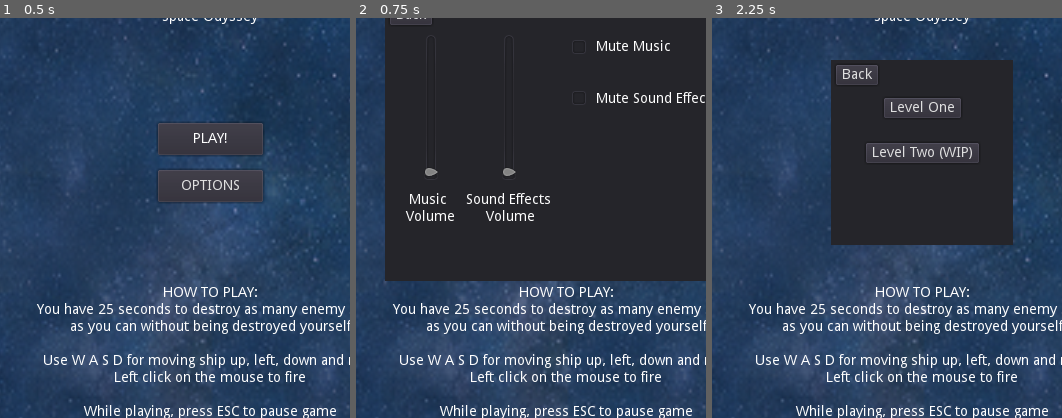
Above: before the commit, frames 1-3 (left to right).
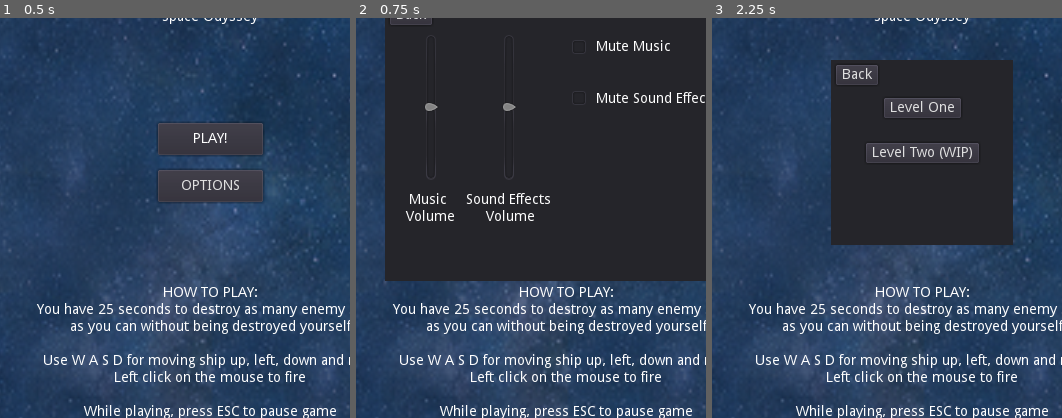
Above: after the commit, the same moments.

Repository: jdibble21/FP-Space-Odyssey
Game: Godot game, scene res://src/Menu.tscn
Same seed, same stepped clock (60 frames per second), same inputs: the game is played once before the commit and once after it.
Inputs:
- Up to frame 1 (0.5 s): no input
- Up to frame 2 (0.75 s): click "OPTIONS" at 0.5 s
- Up to frame 3 (2.25 s): click "Back" at 1.25 s; click "PLAY!" at 2 s
The pictures show only the part of the screen within x 20-70%, y 30-80%; the shares and areas given below are measured in that part.

Frame 1 is identical in both runs. In frame 2, 0.2% of the frame differs, in the area x 19-46%, y 21-41%; in frame 3, nothing differs.

Commit message:
Add audio control and create new scene for options

Diff:
--- /dev/null
+++ b/project/default_bus_layout.tres
@@ -0,0 +1,16 @@
+[gd_resource type="AudioBusLayout" format=2]
+
+[resource]
+bus/0/volume_db = -0.137163
+bus/1/name = "Music"
+bus/1/solo = false
+bus/1/mute = false
+bus/1/bypass_fx = false
+bus/1/volume_db = -8.00903
+bus/1/send = "Master"
+bus/2/name = "SFX"
+bus/2/solo = false
+bus/2/mute = false
+bus/2/bypass_fx = false
+bus/2/volume_db = -8.00903
+bus/2/send = "Master"
--- a/project/src/LevelOne/LevelOne.tscn
+++ b/project/src/LevelOne/LevelOne.tscn
@@ -56,7 +56,7 @@
 
 [node name="MusicLoop" type="AudioStreamPlayer2D" parent="."]
 stream = ExtResource( 9 )
-volume_db = -9.087
+bus = "Music"
 
 [node name="PauseMenu" parent="." instance=ExtResource( 3 )]
 
--- a/project/src/Menu.gd
+++ b/project/src/Menu.gd
@@ -5,6 +5,8 @@
 const SPEED := 200
 
 onready var _level_one_scene = load("res://src/LevelOne/LevelOne.tscn")
+onready var _music_bus = AudioServer.get_bus_index("Music")
+onready var _sfx_bus = AudioServer.get_bus_index("SFX")
 
 func _ready():
 	$MenuMusic.play()
@@ -12,7 +14,11 @@
 	$BossShip/Exhaust2.play("active")
 	$LevelSelectPanel.hide()
 	$OptionsPanel.hide()
+	AudioServer.set_bus_volume_db(_music_bus,-8.0)
+	AudioServer.set_bus_volume_db(_sfx_bus,-8.0)
 
+func _process(delta):
+	pass
 
 func _on_PlayButton_pressed():
 	$LevelSelectPanel.show()
@@ -36,7 +42,3 @@
 
 func _on_OptionsButton_pressed():
 	$OptionsPanel.show()
-
-
-func _on_OptionsBackButton_pressed():
-	$OptionsPanel.hide()
--- a/project/src/Menu.tscn
+++ b/project/src/Menu.tscn
@@ -8,6 +8,7 @@
 [ext_resource path="res://assets/sound_assets/416488__vabsounds__arcadeauto.ogg" type="AudioStream" id=6]
 [ext_resource path="res://assets/PixelSpaceRage/256px/Exhaust_Frame_05_png_processed.png" type="Texture" id=7]
 [ext_resource path="res://assets/boss_assets/destroyer.png" type="Texture" id=8]
+[ext_resource path="res://src/OptionsPanel.tscn" type="PackedScene" id=9]
 
 [sub_resource type="Animation" id=1]
 resource_name = "boss_ship"
@@ -182,108 +183,7 @@
 "_edit_use_anchors_": false
 }
 
-[node name="OptionsPanel" type="Panel" parent="."]
-anchor_left = 0.5
-anchor_top = 0.5
-anchor_right = 0.5
-anchor_bottom = 0.5
-margin_left = -181.5
-margin_top = -174.5
-margin_right = 181.5
-margin_bottom = 106.5
-__meta__ = {
-"_edit_use_anchors_": false
-}
-
-[node name="MuteMusicLabel" type="Label" parent="OptionsPanel"]
-margin_left = 211.0
-margin_top = 39.7247
-margin_right = 286.0
-margin_bottom = 55.7247
-text = "Mute Music"
-__meta__ = {
-"_edit_use_anchors_": false
-}
-
-[node name="OptionsBackButton" type="Button" parent="OptionsPanel"]
-margin_left = 5.0
-margin_top = 5.0
-margin_right = 47.0
-margin_bottom = 25.0
-text = "Back"
-__meta__ = {
-"_edit_use_anchors_": false
-}
-
-[node name="TitleLabel" type="Label" parent="OptionsPanel"]
-anchor_left = 0.5
-anchor_right = 0.5
-margin_left = -29.5
-margin_top = 4.0
-margin_right = 29.5
-margin_bottom = 18.0
-text = "OPTIONS"
-__meta__ = {
-"_edit_use_anchors_": false
-}
-
-[node name="MusicVolumeSlider" type="VSlider" parent="OptionsPanel"]
-margin_left = 38.0
-margin_top = 35.0
-margin_right = 54.0
-margin_bottom = 180.0
-__meta__ = {
-"_edit_use_anchors_": false
-}
-
-[node name="VSlider" type="VSlider" parent="OptionsPanel"]
-margin_left = 115.502
-margin_top = 35.0
-margin_right = 131.502
-margin_bottom = 180.0
-__meta__ = {
-"_edit_use_anchors_": false
-}
-
-[node name="MusicVolumeLabel" type="Label" parent="OptionsPanel"]
-margin_top = 192.869
-margin_right = 91.0
-margin_bottom = 206.869
-text = "Music
-Volume"
-align = 1
-
-[node name="SFXVolumeLabel" type="Label" parent="OptionsPanel"]
-margin_left = 57.0
-margin_top = 192.869
-margin_right = 195.0
-margin_bottom = 240.869
-text = "Sound Effects
-Volume
-"
-align = 1
-
-[node name="MusicMuteCheck" type="CheckBox" parent="OptionsPanel"]
-margin_left = 182.158
-margin_top = 35.0
-margin_right = 206.158
-margin_bottom = 59.0
-__meta__ = {
-"_edit_use_anchors_": false
-}
-
-[node name="SFXMuteCheck" type="CheckBox" parent="OptionsPanel"]
-margin_left = 182.158
-margin_top = 85.5
-margin_right = 206.158
-margin_bottom = 109.5
-
-[node name="MuteSFXLabel" type="Label" parent="OptionsPanel"]
-margin_left = 211.0
-margin_top = 92.2695
-margin_right = 333.0
-margin_bottom = 106.269
-text = "Mute Sound Effects"
+[node name="OptionsPanel" parent="." instance=ExtResource( 9 )]
 
 [node name="InstructionsLabel" type="Label" parent="."]
 anchor_left = 0.5
@@ -311,7 +211,7 @@
 
 [node name="MenuMusic" type="AudioStreamPlayer2D" parent="."]
 stream = ExtResource( 6 )
-volume_db = -9.087
+bus = "Music"
 
 [node name="SideShip1" type="Sprite" parent="."]
 position = Vector2( -62.2957, 340 )
@@ -362,5 +262,4 @@
 [connection signal="pressed" from="OptionsButton" to="." method="_on_OptionsButton_pressed"]
 [connection signal="pressed" from="LevelSelectPanel/LevelOneButton" to="." method="_on_LevelOneButton_pressed"]
 [connection signal="pressed" from="LevelSelectPanel/PlayBackButton" to="." method="_on_PlayBackButton_pressed"]
-[connection signal="pressed" from="OptionsPanel/OptionsBackButton" to="." method="_on_OptionsBackButton_pressed"]
 [connection signal="timeout" from="ThreeShipTimer" to="." method="_on_SpriteFlyByTimer_timeout"]
--- /dev/null
+++ b/project/src/OptionsPanel.gd
@@ -0,0 +1,20 @@
+extends Panel
+
+onready var _music_bus = AudioServer.get_bus_index("Music")
+onready var _sfx_bus = AudioServer.get_bus_index("SFX")
+
+func _ready():
+	pass # Replace with function body.
+
+
+
+func _on_MusicVolumeSlider_value_changed(value):
+	AudioServer.set_bus_volume_db(_music_bus,int(value))
+
+
+func _on_SFXVolumeSlider_value_changed(value):
+	AudioServer.set_bus_volume_db(_sfx_bus,int(value))
+
+
+func _on_OptionsBackButton_pressed():
+	hide()
--- /dev/null
+++ b/project/src/OptionsPanel.tscn
@@ -0,0 +1,116 @@
+[gd_scene load_steps=2 format=2]
+
+[ext_resource path="res://src/OptionsPanel.gd" type="Script" id=1]
+
+[node name="OptionsPanel" type="Panel"]
+anchor_left = 0.5
+anchor_top = 0.5
+anchor_right = 0.5
+anchor_bottom = 0.5
+margin_left = -181.5
+margin_top = -174.5
+margin_right = 181.5
+margin_bottom = 106.5
+script = ExtResource( 1 )
+__meta__ = {
+"_edit_use_anchors_": false
+}
+
+[node name="MuteMusicLabel" type="Label" parent="."]
+margin_left = 211.0
+margin_top = 39.7247
+margin_right = 286.0
+margin_bottom = 55.7247
+text = "Mute Music"
+__meta__ = {
+"_edit_use_anchors_": false
+}
+
+[node name="OptionsBackButton" type="Button" parent="."]
+margin_left = 5.0
+margin_top = 5.0
+margin_right = 47.0
+margin_bottom = 25.0
+text = "Back"
+__meta__ = {
+"_edit_use_anchors_": false
+}
+
+[node name="TitleLabel" type="Label" parent="."]
+anchor_left = 0.5
+anchor_right = 0.5
+margin_left = -29.5
+margin_top = 4.0
+margin_right = 29.5
+margin_bottom = 18.0
+text = "OPTIONS"
+__meta__ = {
+"_edit_use_anchors_": false
+}
+
+[node name="MusicVolumeSlider" type="VSlider" parent="."]
+margin_left = 38.0
+margin_top = 35.0
+margin_right = 54.0
+margin_bottom = 180.0
+min_value = -22.0
+max_value = 6.0
+value = -8.0
+__meta__ = {
+"_edit_use_anchors_": false
+}
+
+[node name="SFXVolumeSlider" type="VSlider" parent="."]
+margin_left = 115.502
+margin_top = 35.0
+margin_right = 131.502
+margin_bottom = 180.0
+min_value = -22.0
+max_value = 6.0
+value = -8.0
+__meta__ = {
+"_edit_use_anchors_": false
+}
+
+[node name="MusicVolumeLabel" type="Label" parent="."]
+margin_top = 192.869
+margin_right = 91.0
+margin_bottom = 206.869
+text = "Music
+Volume"
+align = 1
+
+[node name="SFXVolumeLabel" type="Label" parent="."]
+margin_left = 57.0
+margin_top = 192.869
+margin_right = 195.0
+margin_bottom = 240.869
+text = "Sound Effects
+Volume
+"
+align = 1
+
+[node name="MusicMuteCheck" type="CheckBox" parent="."]
+margin_left = 182.158
+margin_top = 35.0
+margin_right = 206.158
+margin_bottom = 59.0
+__meta__ = {
+"_edit_use_anchors_": false
+}
+
+[node name="SFXMuteCheck" type="CheckBox" parent="."]
+margin_left = 182.158
+margin_top = 85.5
+margin_right = 206.158
+margin_bottom = 109.5
+
+[node name="MuteSFXLabel" type="Label" parent="."]
+margin_left = 211.0
+margin_top = 92.2695
+margin_right = 333.0
+margin_bottom = 106.269
+text = "Mute Sound Effects"
+[connection signal="pressed" from="OptionsBackButton" to="." method="_on_OptionsBackButton_pressed"]
+[connection signal="value_changed" from="MusicVolumeSlider" to="." method="_on_MusicVolumeSlider_value_changed"]
+[connection signal="value_changed" from="SFXVolumeSlider" to="." method="_on_SFXVolumeSlider_value_changed"]
Not shown: 1 places in project/src/Menu.tscn that only renumber resources
